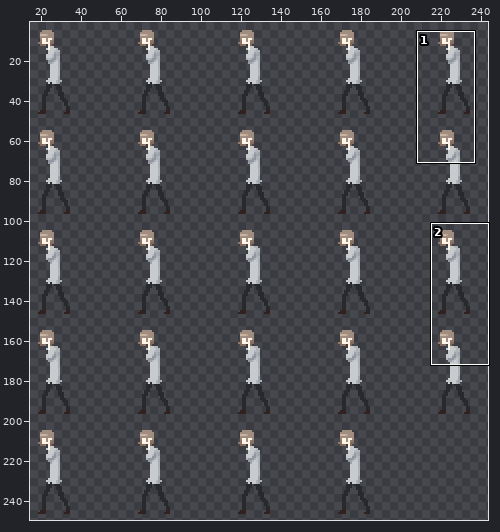
Two states of a sprite sheet, Assets/Animation/Sprite/Selma/Shot_Idle.png. Above, an overview of the earlier version with the close-up marked.
Close-up. As it was:
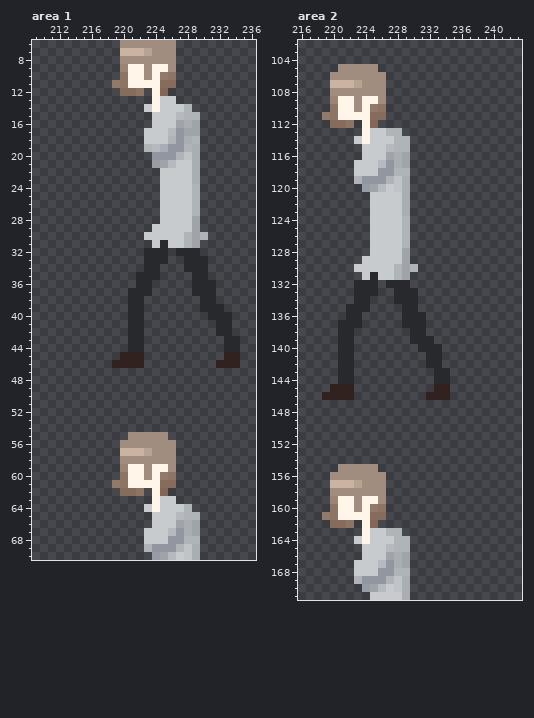
The file is 250x250 pixels. Colours within 5 levels of each other are drawn and written as one. Shown: area 1: x 209..236, y 6..70; area 2: x 216..243, y 102..171. The wide view leaves out empty margins. The commit also changed other parts of the picture, which this record leaves out.
After the commit:
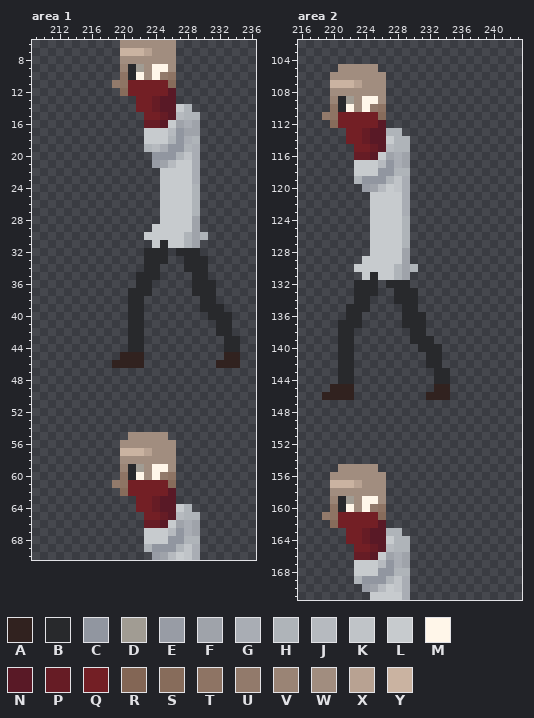
Palette (. is transparent): A #31221f  B #28292c  C #9196a0  D #a19c93  E #989ca5  F #9fa3aa  G #a9adb4  H #afb4b9  J #b6babf  K #c0c4c8  L #c7cbce  M #fff6e9  N #591926  P #661c25  Q #731f25  R #836655  S #876c5b  T #8e7464  U #927a6b  V #9a8475  W #a18d7f  X #b8a292  Y #cab3a1
Change:
Area 1:
y 9: x 221..222 MM -> BD
y 10: x 221 M -> B
y 11: x 221..225 MMMMS -> QQQQQ
y 12: x 221..226 ST.MR. -> QQQQQN
y 13: x 222..226 ..MLL -> QQPNN
y 14: x 222..226 .LMLL -> QQPNN
y 15: x 223..226 .LLL -> QQPN
y 16: x 223..225 .LL -> PPN
y 59: x 221..222 MM -> BD
y 60: x 221 M -> B
y 61: x 221..225 MMMMS -> QQQQQ
y 62: x 221..226 ST.MR. -> QQQQQN
y 63: x 222..226 ..MLL -> QQPNN
y 64: x 222..226 .LMLL -> QQPNN
y 65: x 223..226 .LLL -> QQPN
y 66: x 223..225 .LL -> PPN
Area 2:
y 109: x 221..222 MM -> BD
y 110: x 221 M -> B
y 111: x 221..225 MMMMS -> QQQQQ
y 112: x 221..226 ST.MR. -> QQQQQN
y 113: x 222..226 ..MLL -> QQPNN
y 114: x 222..226 .LMLL -> QQPNN
y 115: x 223..226 .LLL -> QQPN
y 116: x 223..225 .LL -> PPN
y 159: x 221..222 MM -> BD
y 160: x 221 M -> B
y 161: x 221..225 MMMMS -> QQQQQ
y 162: x 221..226 ST.MR. -> QQQQQN
y 163: x 222..226 ..MLL -> QQPNN
y 164: x 222..226 .LMLL -> QQPNN
y 165: x 223..226 .LLL -> QQPN
y 166: x 223..225 .LL -> PPN
Changed places in both close-ups, as pixel boxes (x1, y1, x2, y2):
changed: (128, 64, 176, 128)
changed: (128, 464, 176, 528)
changed: (338, 96, 386, 160)
changed: (338, 496, 386, 560)
